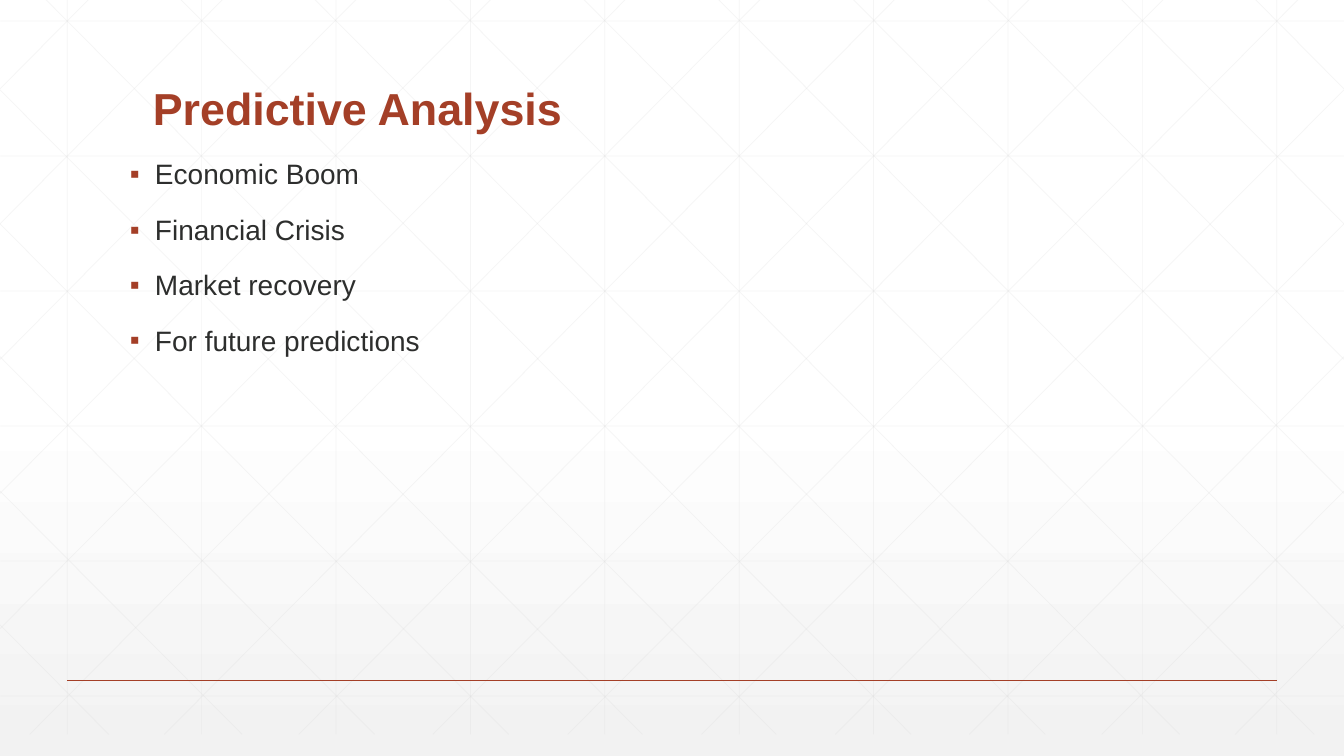
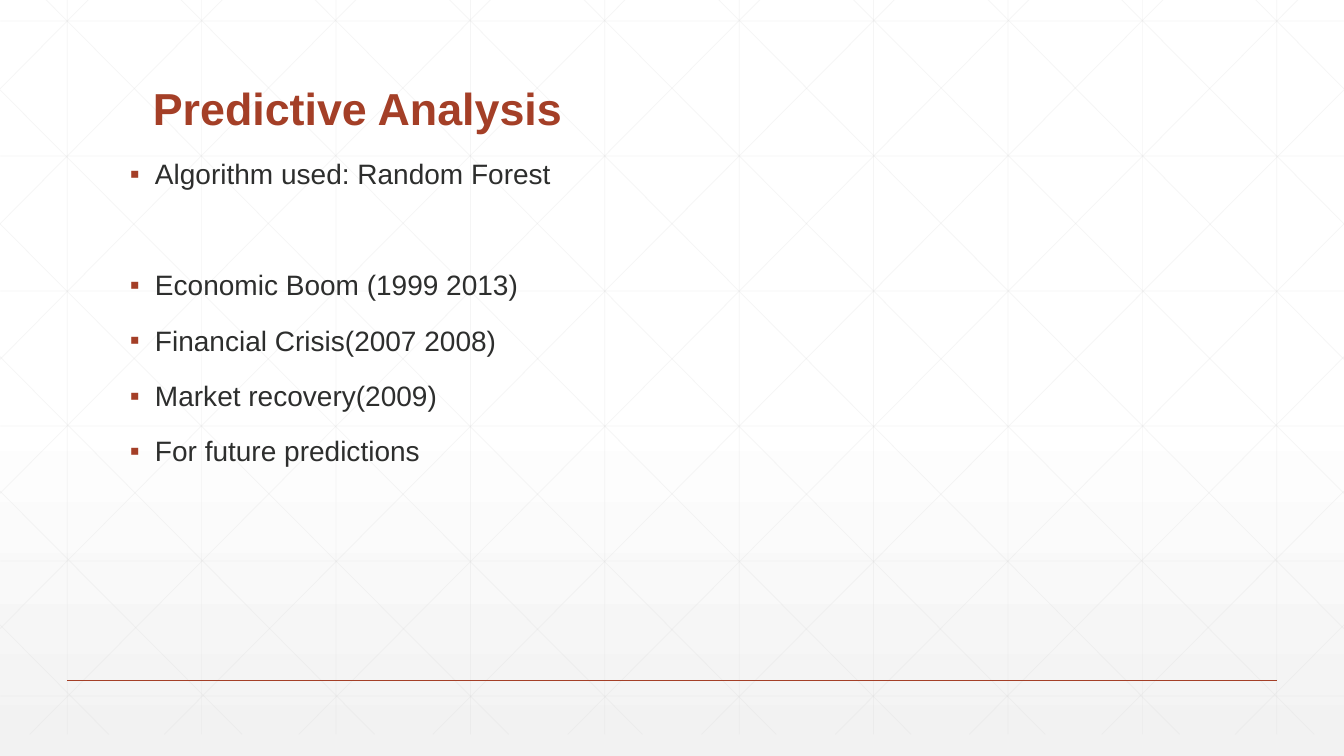
Before and after one commit to vishalsatam/PredictiveModellingOnFreddieMacLoans, a slide deck: slide 14 of Team1_Presentation.pptx (slide 5 before the commit). Drawn at 1344x756 pixels with LibreOffice and Linux fonts; fonts in the diff are those of the drawing. Boxes give left, top, right and bottom in pixels: in the first picture for what was removed or moved away, otherwise in the second. Text is boxed around its words. In the diff, an @@ line names an element or a change of style, - is before the commit and + after.

Commit message:
Final PPT

```diff
--- a/Team1_Presentation.pptx
+++ b/Team1_Presentation.pptx
@@ text at [155,163,550,411]: text changed @@
-▪ Economic Boom
-▪ Financial Crisis
-▪ Market recovery
+▪ Algorithm used: Random Forest
+▪ Economic Boom (1999 2013)
+▪ Financial Crisis(2007 2008)
+▪ Market recovery(2009)
```
Also in this commit, not shown: 3 other slides changed, 17 slides added, 4 slides removed.
